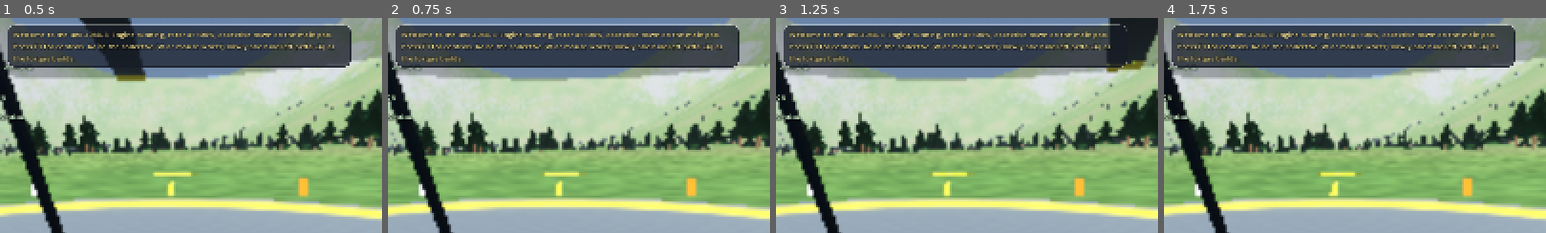
Above: before the commit, frames 1-4 (left to right).
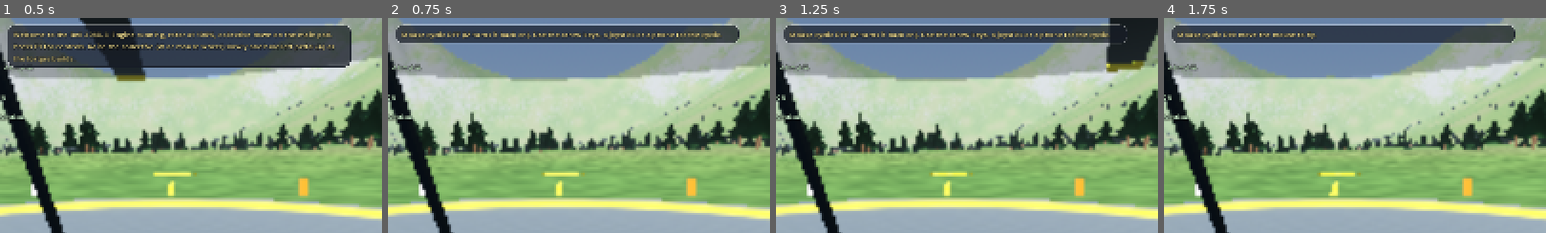
Above: after the commit, the same moments.

Repository: Badr-Hammani/ab206-realsim
Game: Godot game, scene res://scenes/main.tscn
Two runs of this game, one before a commit and one after it. Both use one fixed random seed, a clock stepped at 60 frames per second and the inputs below.
Inputs (mouse positions are % of the whole screen's width and height, from its top left):
- Up to frame 1 (0.5 s): no input
- Up to frame 2 (0.75 s): tap Enter at 0.5 s; move the mouse to (55, 50) at 0.52 s; hold W (collective_up) from 0.53 s (still down); hold M (toggle_mouse_cyclic) from 0.53 s (still down); click (55, 50) at 0.67 s
- Up to frame 3 (1.25 s): keep holding W (collective_up); keep holding M (toggle_mouse_cyclic)
- Up to frame 4 (1.75 s): keep holding W (collective_up); move the mouse to (45, 50) at 1.27 s; release M (toggle_mouse_cyclic) at 1.28 s; tap X (cyclic_center) at 1.35 s; click (45, 50) at 1.42 s; tap M (toggle_mouse_cyclic) at 1.55 s
The pictures show only the part of the screen within x 26-76%, y 0-50%; the shares and areas given below are measured in that part.

Frame 1 is identical in both runs. In frame 2, 12% of the frame differs, in the area x 2-92%, y 6-24%; in frame 3, 11%; in frame 4, 12%.

Commit message:
M2.23b: touch on a PC touch screen no longer turns the mouse cyclic off (and old saved OFF is reset once), hint when mouse cyclic is off, 0.5 m HD ground level near the helicopter (High/Ultra), no duplicate HD tile loads, prefetch keeps going after scattered failures
Co-Authored-By: Claude Opus 5.5 <noreply@anthropic.com>
Claude-Session: https://claude.ai/code/session_01U4QPHATk3DVrbmUPhAPGGU

Diff:
--- a/scripts/input/controls.gd
+++ b/scripts/input/controls.gd
@@ -16,6 +16,9 @@
 var throttle := 1.0
 
 var mouse_cyclic := true
+signal mouse_cyclic_toggled(on: bool)
+var touch_owns_mouse := false       # touch controls switched the mouse cyclic off (not saved)
+const CFG_VERSION := 2              # 2 (M2.23): mouse cyclic switched back on once (a touch had saved it off)
 var mouse_sensitivity := 1.0
 var invert_mouse_y := false
 var mouse_look_held := false
@@ -187,6 +190,8 @@
 			collective = clampf(collective - 0.015, 0.0, 1.0)
 	if event.is_action_pressed("toggle_mouse_cyclic"):
 		mouse_cyclic = not mouse_cyclic
+		touch_owns_mouse = false
+		mouse_cyclic_toggled.emit(mouse_cyclic)
 	if event.is_action_pressed("cyclic_center"):
 		stick_mouse = Vector2.ZERO
 
@@ -280,7 +285,8 @@
 	var cf := ConfigFile.new()
 	cf.set_value("mouse", "sensitivity", mouse_sensitivity)
 	cf.set_value("mouse", "invert_y", invert_mouse_y)
-	cf.set_value("mouse", "cyclic", mouse_cyclic)
+	cf.set_value("mouse", "cyclic", mouse_cyclic or touch_owns_mouse)
+	cf.set_value("mouse", "cfg_version", CFG_VERSION)
 	for fn in bindings:
 		cf.set_value("joy", fn, bindings[fn])
 	cf.save(CFG_PATH)
@@ -292,6 +298,8 @@
 	mouse_sensitivity = cf.get_value("mouse", "sensitivity", 1.0)
 	invert_mouse_y = cf.get_value("mouse", "invert_y", false)
 	mouse_cyclic = cf.get_value("mouse", "cyclic", true)
+	if int(cf.get_value("mouse", "cfg_version", 1)) < CFG_VERSION:
+		mouse_cyclic = true     # older builds saved it OFF after a touch on a touch-screen PC
 	if cf.has_section("joy"):
 		for fn in cf.get_section_keys("joy"):
 			bindings[fn] = cf.get_value("joy", fn)
--- a/scripts/main.gd
+++ b/scripts/main.gd
@@ -41,6 +41,7 @@
 var panel3d
 var menu
 var joy
+var _mouse_off_hint_at := -100000
 var nav_map                     # moving map with pins and zones (real maps only)
 var touch
 var phone
@@ -150,6 +151,8 @@
 	phone.role_lost.connect(func(r: String) -> void:
 		instructor.force("PHONE %s lost. The control stays where it was; keyboard/mouse have it again." % r.to_upper()))
 	phone.calibrated.connect(func(_r: String) -> void: controls.phone_release())
+	controls.mouse_cyclic_toggled.connect(func(on: bool) -> void:
+		instructor.force("Mouse cyclic ON: move the mouse to fly." if on else "Mouse cyclic OFF (M turns it back on). Use the arrow keys, a joystick or a phone for the cyclic."))
 	phone_panel = PhonePanel.new()
 	phone_panel.phone = phone
 	phone_panel.controls = controls
@@ -400,6 +403,9 @@
 		controls.mouse_look_held = event.pressed
 	if event is InputEventMouseMotion and controls.mouse_look_held:
 		cam_rig.mouse_look(event.relative)
+	if event is InputEventMouseMotion and Input.mouse_mode == Input.MOUSE_MODE_CAPTURED and not controls.mouse_cyclic and not controls.mouse_look_held and not controls._joy_bound("cyclic_lat") and (event as InputEventMouseMotion).relative.length() > 25.0 and Time.get_ticks_msec() - _mouse_off_hint_at > 15000:
+		_mouse_off_hint_at = Time.get_ticks_msec()
+		instructor.force("The mouse cyclic is OFF. Press M to fly the cyclic with the mouse.")
 	if event is InputEventMouseButton and event.pressed and Input.mouse_mode != Input.MOUSE_MODE_CAPTURED and not menu.visible and not joy.visible and not phone_panel.visible and not touch.active and not nav_map.is_big():
 		Input.mouse_mode = Input.MOUSE_MODE_CAPTURED
 	if not (event is InputEventKey) or not event.pressed or event.echo:
--- a/scripts/ui/touch_controls.gd
+++ b/scripts/ui/touch_controls.gd
@@ -51,12 +51,15 @@
 	font = ThemeDB.fallback_font
 	visible = false
 
+var _pc_hint_at := -100000
+
 func enable() -> void:
 	if active:
 		return
 	active = true
 	visible = true
 	controls.mouse_cyclic = false
+	controls.touch_owns_mouse = true    # not saved: the PC keeps its own mouse cyclic setting
 	Input.mouse_mode = Input.MOUSE_MODE_VISIBLE
 	main.hud.show_telemetry = false
 	_thr_target = controls.throttle
@@ -112,7 +115,12 @@
 # ---------------------------------------------------------------- input
 func _input(event: InputEvent) -> void:
 	if event is InputEventScreenTouch and not active:
-		enable()
+		if OS.has_feature("web") or OS.has_feature("mobile"):
+			enable()
+		elif event.pressed and Time.get_ticks_msec() - _pc_hint_at > 20000:
+			# PC with a touch screen (e.g. ThinkPad): a touch must not switch off the mouse cyclic.
+			_pc_hint_at = Time.get_ticks_msec()
+			main.instructor.force("Touch screen detected. On the PC the mouse stays the cyclic; on-screen touch controls are only in the phone/web version.")
 	if not active or not visible:
 		return
 	if event is InputEventScreenTouch:
--- a/scripts/world/hd_ground.gd
+++ b/scripts/world/hd_ground.gd
@@ -14,8 +14,10 @@
 const CREDIT := "HD ground photo © Esri, Maxar, Earthstar Geographics"
 const Z_NEAR := 17
 const Z_FAR := 15
-## [near tiles per side, far tiles per side] per preset: Low, Medium, High, Ultra
-const PROFILE := [[0, 0], [6, 6], [8, 8], [12, 8]]
+const Z_CLOSE := 18                   # about 0.5 m per pixel right around the helicopter (High, Ultra)
+## [near tiles per side, far tiles per side, close tiles per side] per preset: Low, Medium, High, Ultra
+## (close tiles are 128 m: 8 tiles = 1 km square, 12 = 1.5 km)
+const PROFILE := [[0, 0, 0], [6, 6, 0], [8, 8, 8], [12, 8, 12]]
 const UPLOADS_PER_FRAME := 2
 const RETRY_MS := 30000
 
@@ -28,7 +30,8 @@
 var limit := 0.0                      # half size of the region the projection covers (m)
 var _ready_q: Array = []              # [key, Image] waiting for upload
 var _failed := {}                     # key -> retry time
-var _w := [0, 0]
+var _pending := {}                    # key -> true: loaded, waiting in _ready_q (do not ask again)
+var _w := [0, 0, 0]
 var credit: Label
 var status := "off"                   # off / loading / live / offline / outside
 var _last_report := 0
@@ -49,7 +52,9 @@
 	fetch.name = "TileFetch"
 	fetch.max_req = 8 if OS.has_feature("web") else 6
 	add_child(fetch)
-	fetch.tile_ready.connect(func(k: String, img: Image) -> void: _ready_q.append([k, img]))
+	fetch.tile_ready.connect(func(k: String, img: Image) -> void:
+		_pending[k] = true
+		_ready_q.append([k, img]))
 	fetch.tile_failed.connect(func(k: String) -> void: _failed[k] = Time.get_ticks_msec() + RETRY_MS)
 	var cl := CanvasLayer.new()
 	cl.layer = 5
@@ -77,15 +82,20 @@
 	var p: Array = PROFILE[clampi(preset, 0, PROFILE.size() - 1)]
 	if OS.has_feature("web") and preset >= 3:
 		p = PROFILE[2]        # phones: Ultra keeps High's tile window (video memory)
-	if p[0] == _w[0] and p[1] == _w[1]:
-		return
-	_w = [int(p[0]), int(p[1])]
+	if OS.has_feature("web"):
+		p = [p[0], p[1], 0]   # phones: no 0.5 m level (memory, and texture slots on the web renderer)
+	if p[0] == _w[0] and p[1] == _w[1] and p[2] == _w[2]:
+		return
+	_w = [int(p[0]), int(p[1]), int(p[2])]
 	levels.clear()
 	_ready_q.clear()
+	_pending.clear()
 	if _w[0] > 0:
 		levels.append(_make_level(Z_NEAR, _w[0], "n"))
 	if _w[1] > 0:
 		levels.append(_make_level(Z_FAR, _w[1], "f"))
+	if _w[2] > 0:
+		levels.append(_make_level(Z_CLOSE, _w[2], "u"))
 	for m in materials:
 		_push_all(m)
 
@@ -130,7 +140,7 @@
 	m.set_shader_parameter("hd_ay_" + s, L["ay"])
 
 func _push_all(m: ShaderMaterial) -> void:
-	for s in ["n", "f"]:
+	for s in ["n", "f", "u"]:
 		m.set_shader_parameter("hd_r_" + s, 0.0)
 	for L in levels:
 		var s: String = L["sfx"]
@@ -195,11 +205,12 @@
 				if L["slots"].get(slot, Vector2i(-999999, -999999)) == Vector2i(tx, ty):
 					continue
 				var key := "%d/%d/%d" % [L["z"], tx, ty]
-				if fetch.is_busy(key) or (_failed.has(key) and now < int(_failed[key])):
+				if fetch.is_busy(key) or _pending.has(key) or (_failed.has(key) and now < int(_failed[key])):
 					continue
 				var dd := Vector2(tx + 0.5, ty + 0.5).distance_to(ct)
 				# near tiles first; the far level fills in between (its tiles cover 16 near tiles)
-				want.append([dd * (1.0 if li == 0 else 2.5), key, li, Vector2i(tx, ty)])
+				var zl: int = L["z"]
+				want.append([dd * (1.0 if zl == Z_NEAR else (0.6 if zl == Z_CLOSE else 2.5)), key, li, Vector2i(tx, ty)])
 	want.sort_custom(func(a: Array, b: Array) -> bool: return float(a[0]) < float(b[0]))
 	for wt in want:
 		if not fetch.can_request():
@@ -210,6 +221,7 @@
 	var n := 0
 	while not _ready_q.is_empty() and n < UPLOADS_PER_FRAME:
 		var item: Array = _ready_q.pop_front()
+		_pending.erase(item[0])
 		if _place(item[0], item[1]):
 			n += 1
 	var live := 0
--- a/scripts/world/hd_prefetch.gd
+++ b/scripts/world/hd_prefetch.gd
@@ -151,10 +151,12 @@
 	_ok_run += 1
 	_fail_streak = 0
 
-func _fail(_key: String) -> void:
+func _fail(key: String) -> void:
 	failed += 1
+	if failed <= 5:
+		print("HD prefetch: tile %s failed (%s)" % [key, fetch.last_error])
 	_fail_streak += 1
-	if _fail_streak >= 12 and state == "running":
+	if _fail_streak >= 12 and _ok_run == 0 and state == "running":
 		# no internet (or the imagery server refuses): stop now, try again next launch
 		queue.clear()
 		state = "offline"
--- a/scripts/world/tile_fetch.gd
+++ b/scripts/world/tile_fetch.gd
@@ -26,6 +26,7 @@
 const DISK_LOADS_PER_FRAME := 3
 var use_disk := true       # PC only (set false in tests that need a real download)
 var disk_hits := 0
+var last_error := ""       # why the last download failed (shown in the log)
 var _disk_q: Array = []    # [key, path] waiting to be decoded from disk
 
 const JS := """
@@ -164,6 +165,7 @@
 	_busy.erase(key)
 	_free.append(r)
 	if result != HTTPRequest.RESULT_SUCCESS or code != 200 or body.size() < 100:
+		last_error = "result %d, HTTP %d, %d bytes" % [result, code, body.size()]
 		_fail(key)
 		return
 	var img := _decode(body)
--- a/tests/map_tests.gd
+++ b/tests/map_tests.gd
@@ -126,9 +126,9 @@
 	hg.set_enabled(true)      # clears the failures from the blocked real server earlier in this run
 	main.apply_preset(3)
 	var cam_p: Vector3 = main.get_viewport().get_camera_3d().global_position
-	for i in 400:
-		await process_frame
-		if hg.levels.size() == 2 and hg.levels[0]["slots"].size() >= 40 and hg.levels[1]["slots"].size() >= 20:
+	for i in 1200:
+		await process_frame
+		if hg.levels.size() == 3 and hg.levels[0]["slots"].size() >= 40 and hg.levels[1]["slots"].size() >= 20 and hg.levels[2]["slots"].size() >= 40:
 			break
 		await create_timer(0.02).timeout
 	var Ln: Dictionary = hg.levels[0]
@@ -137,7 +137,7 @@
 	var fitted := Vector2(Ln["ax"].dot(Vector3(q.x, q.y, 1.0)), Ln["ay"].dot(Vector3(q.x, q.y, 1.0)))
 	var fit_m: float = exact.distance_to(fitted) * float(Ln["tile_m"])
 	var on: float = t.photo_material.get_shader_parameter("hd_on")
-	check("[M12] HD ground photo streams onto the 3D terrain",  …(94 unchanged characters)…  >= 20 and fit_m < 1.0 and Ln["w"] == 12, "%s; near %d / far %d tiles, tile %.0f m, affine fit error %.2f m at 1.1 km" % [hg.describe(), Ln["slots"].size(), hg.levels[1]["slots"].size(), Ln["tile_m"], fit_m])
+	check("[M12] HD ground photo streams onto the 3D terrain",  …(94 unchanged characters)…  >= 20 and fit_m < 1.0 and Ln["w"] == 12 and hg.levels.size() == 3 and hg.levels[2]["z"] == 18 and hg.levels[2]["slots"].size() >= 40, "%s; 0.5 m level %d, near %d / far %d tiles, tile %.0f m, affine fit error %.2f m at 1.1 km" % [hg.describe(), hg.levels[2]["slots"].size() if hg.levels.size() > 2 else 0, Ln["slots"].size(), hg.levels[1]["slots"].size(), Ln["tile_m"], fit_m])
 	main.apply_preset(1)
 	await _test_prefetch(nm)
 	# wide-area 3D terrain (98 km, Copernicus 32 m): mine pit 15.5 km E / 10.9 km S, seams at the core edge
Not shown, changed: shaders/hd_ground.gdshaderinc
